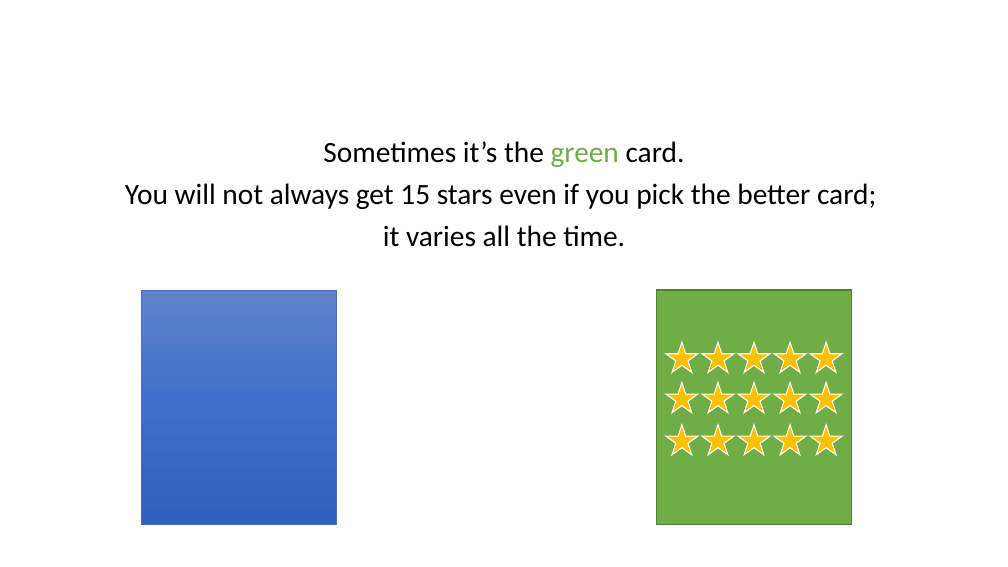
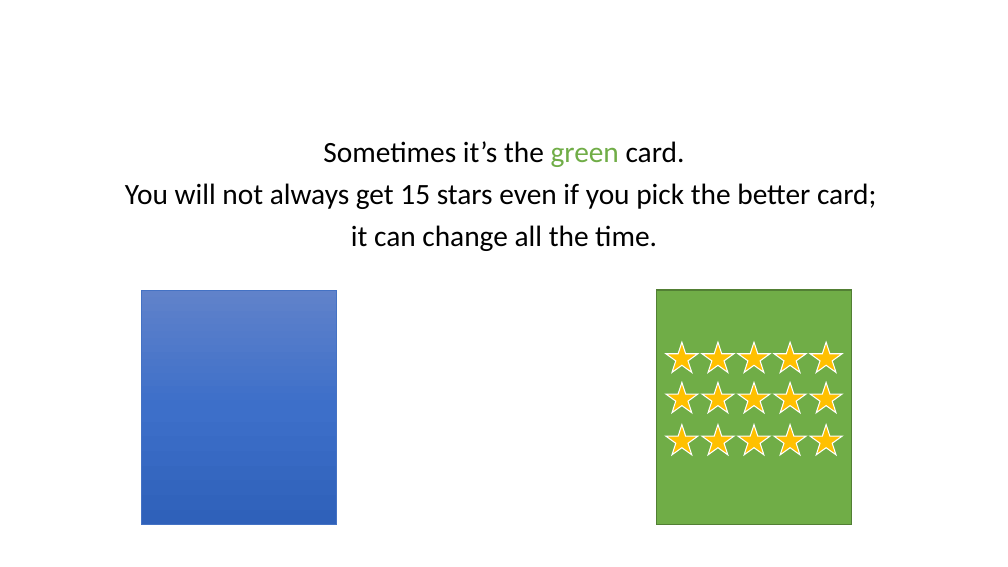
Before and after one commit to LillianXu2019/LUX-RL, a slide deck: slide 4 of images/task_instructions_lux.pptx (slide 5 before the commit). Drawn at 1008x567 pixels with LibreOffice and Linux fonts; fonts in the diff are those of the drawing. Boxes give left, top, right and bottom in pixels: in the first picture for what was removed or moved away, otherwise in the second. Text is boxed around its words. In the diff, an @@ line names an element or a change of style, - is before the commit and + after.

```diff
--- a/images/task_instructions_lux.pptx
+++ b/images/task_instructions_lux.pptx
@@ text at [351,225,657,251]: text changed @@
-it varies all the time.
+it can change all the time.
```
Also in this commit, not shown: 7 other slides changed, 7 slides added, 2 slides removed, 19 other files.
